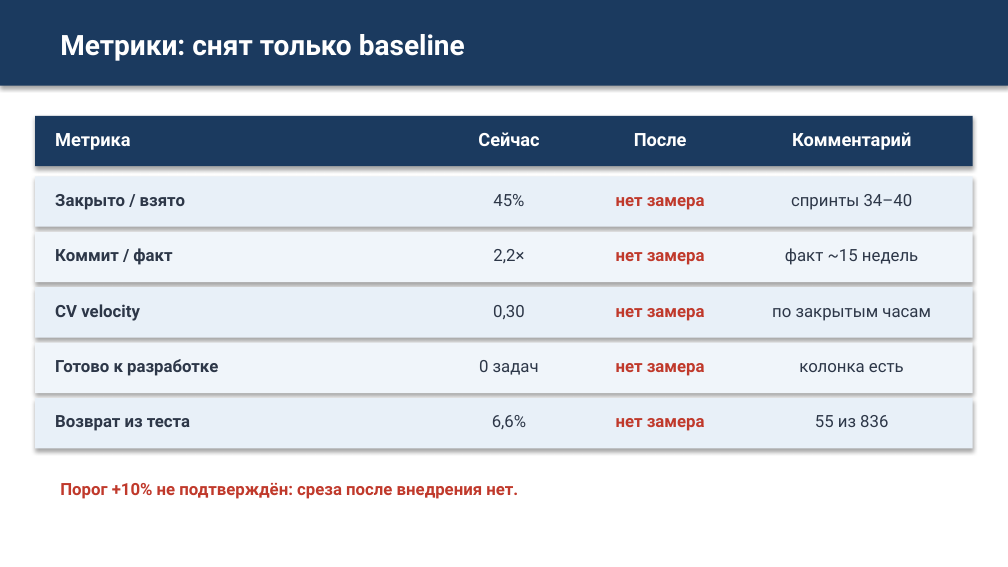
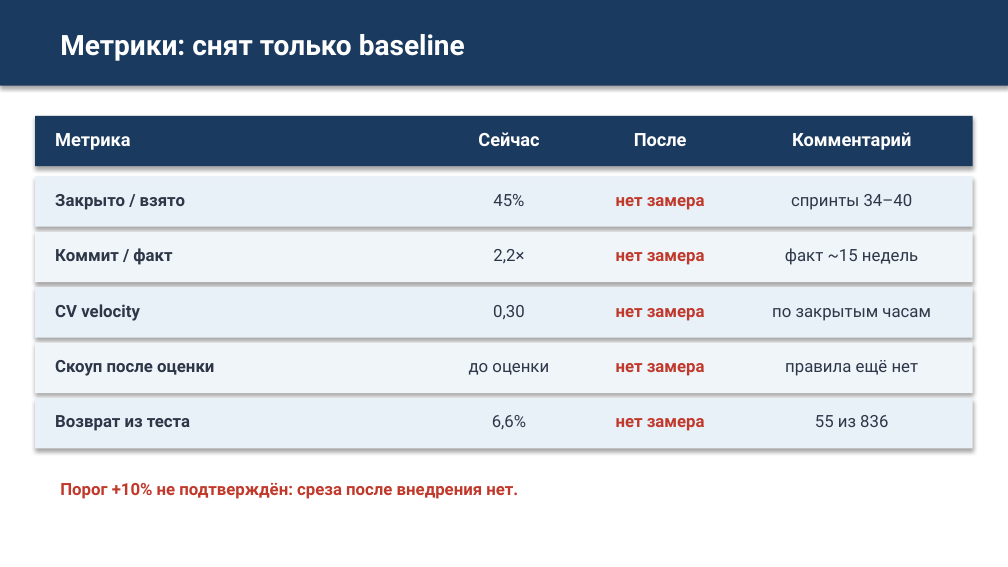
Before and after one commit to camelot270/otus_work, a slide deck: slide 15 of docs/Zashita_proekta_Skvoznoe_planirovanie.pptx. Drawn at 1008x567 pixels with LibreOffice and Linux fonts; fonts in the diff are those of the drawing. Boxes give left, top, right and bottom in pixels: in the first picture for what was removed or moved away, otherwise in the second. Text is boxed around its words. In the diff, an @@ line names an element or a change of style, - is before the commit and + after.

```diff
--- a/docs/Zashita_proekta_Skvoznoe_planirovanie.pptx
+++ b/docs/Zashita_proekta_Skvoznoe_planirovanie.pptx
@@ text at [55, 360, 214, 376]: text changed @@
-Готово к разработке
+Скоуп после оценки
@@ text at [469, 363, 549, 375]: text changed @@
-0 задач
+до оценки
@@ text at [785, 360, 919, 376]: text changed @@
-колонка есть
+правила ещё нет
```
Also in this commit, not shown: 3 other slides changed.
